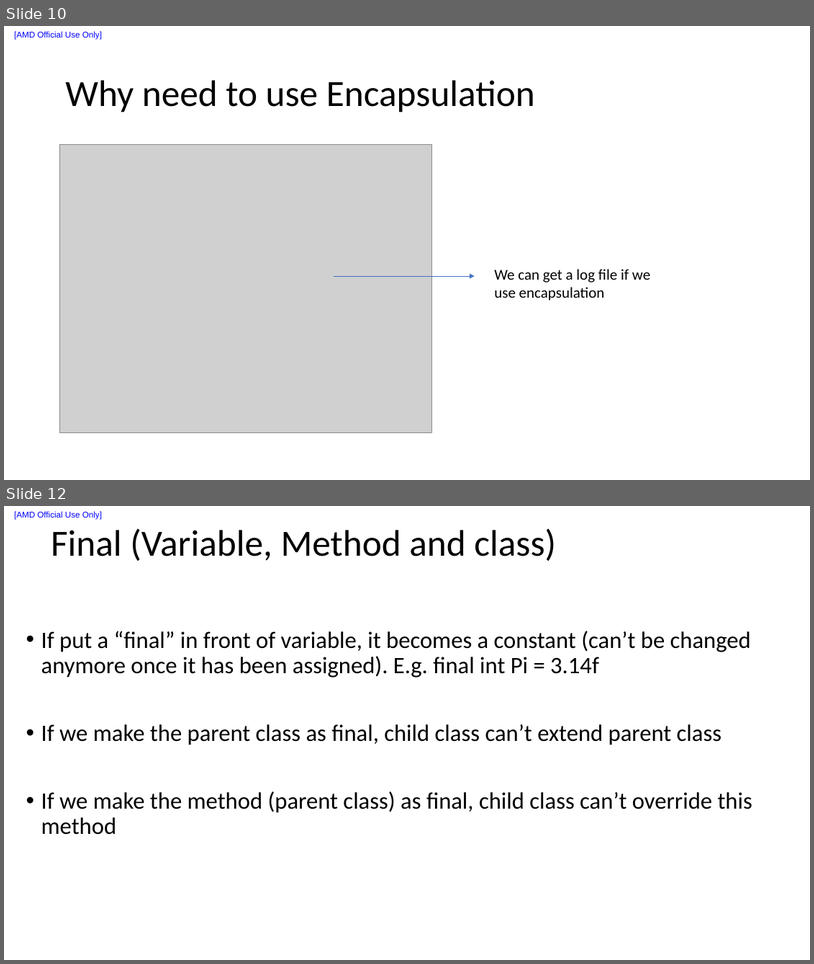
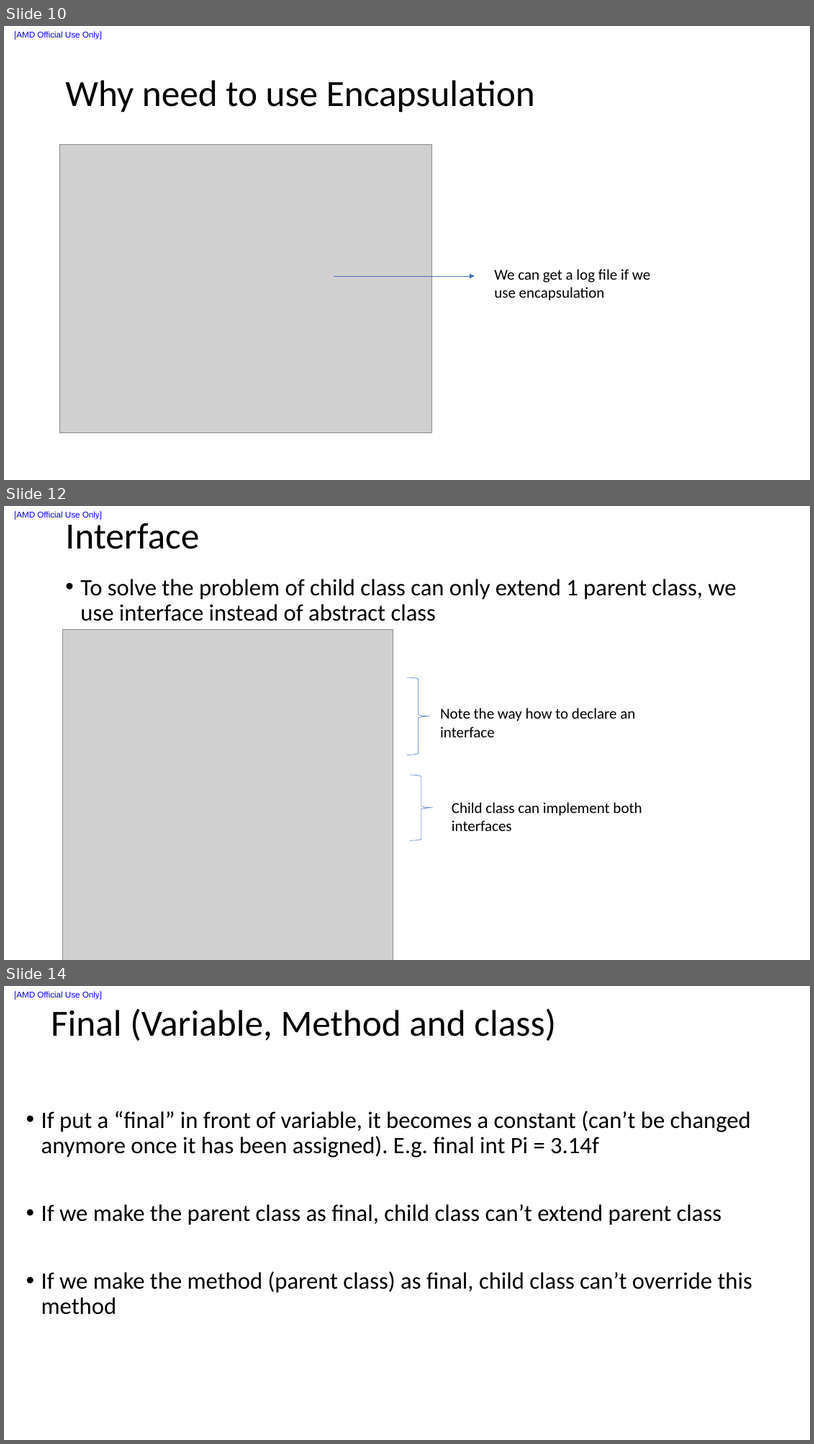
Before and after one commit to liuxu-github-ui/Java, a slide deck: Java_notes.pptx. Shown one above the other, each under a label of ours: slides 10 and 12 before the commit, slides 10, 12 and 14 after it; the slides between them are not shown. The pictures are 814x964 and 814x1444 pixels, drawn with LibreOffice and Linux fonts; fonts in the diff are those of the drawing; grey boxes stand for pictures. Boxes give left, top, right and bottom in pixels: in the first picture for what was removed or moved away, otherwise in the second. Text is boxed around its words. In the diff, an @@ line names an element or a change of style, - is before the commit and + after.

```diff
--- a/Java_notes.pptx
+++ b/Java_notes.pptx
@@ slide 12 added at bbox=[4, 506, 810, 960], background #FFFFFF; not listed: 1 template element that a slide beside it also shows @@
@@ title added at bbox=[65, 518, 199, 549], 44 pt, text #000000 @@
+Interface
@@ text added at bbox=[80, 579, 736, 621], 28 pt, text #000000 @@
+• To solve the problem of child class can only extend 1 parent class, we use interface instead of abstract class
@@ picture added at bbox=[63, 629, 393, 960] @@
@@ right brace added at bbox=[407, 677, 430, 754], outline #4472C4 0.5 pt @@
@@ text added at bbox=[440, 708, 635, 737], 18 pt, text #000000 @@
+Note the way how to declare an interface
@@ right brace added at bbox=[411, 775, 434, 841], outline #4472C4 0.5 pt @@
@@ text added at bbox=[452, 802, 642, 831], 18 pt, text #000000 @@
+Child class can implement both interfaces
@@ what was slide 12 is now slide 14 @@
```
Also in this commit, not shown: 1 slide changed, 3 other slides added.
